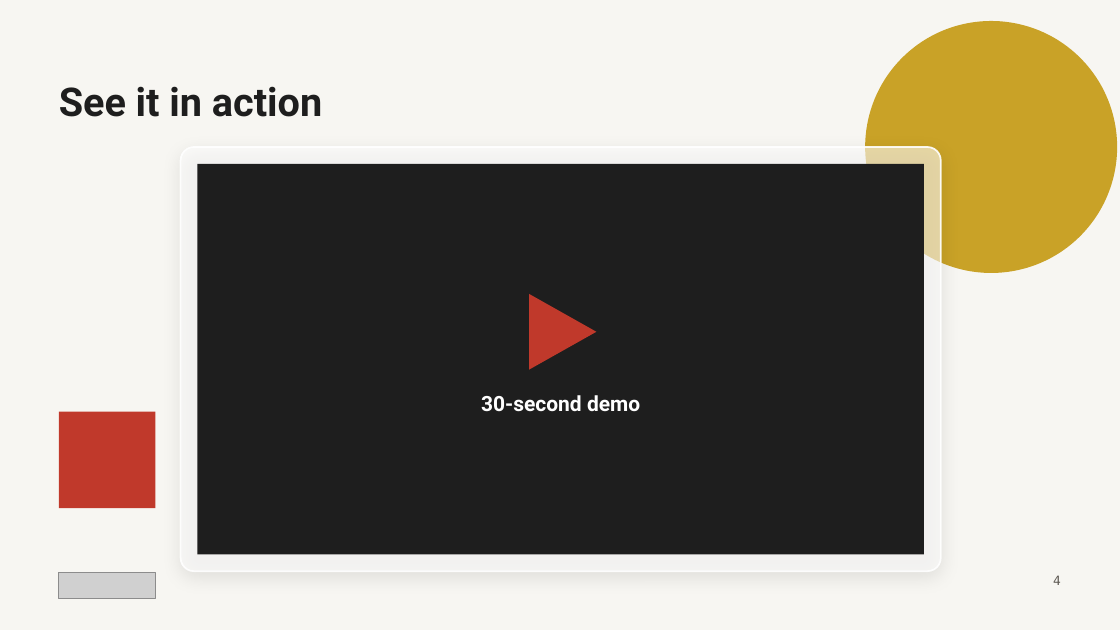
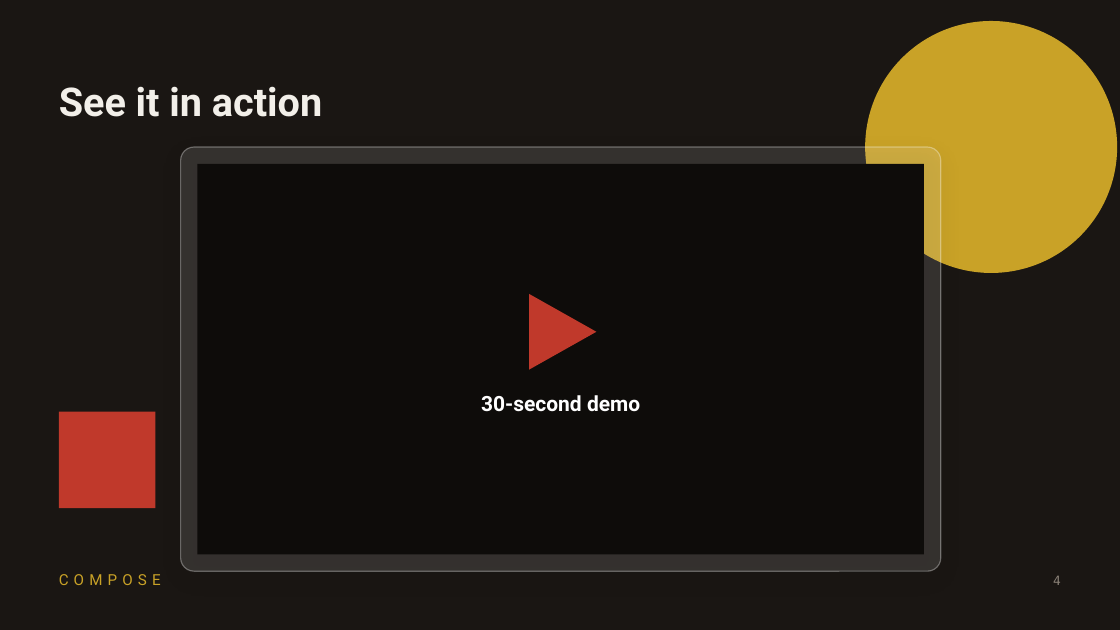
Before and after one commit to PanotAbhay/aihackathon, a slide deck: slide 4 of pitch/Compose-pitch.pptx. Drawn at 1120x630 pixels with LibreOffice and Linux fonts; fonts in the diff are those of the drawing; grey boxes stand for pictures. Boxes give left, top, right and bottom in pixels: in the first picture for what was removed or moved away, otherwise in the second. Text is boxed around its words. In the diff, an @@ line names an element or a change of style, - is before the commit and + after.

Commit message:
Put the pitch deck in the original dark scheme with the COMPOSE wordmark
Warm near-black background and cream text from the original deck's theme, smoked
glass cards, the app's gold COMPOSE wordmark (as in the top bar) in place of the
logo image, and the Word and Canva app icons on the positioning slide.

```diff
--- a/pitch/Compose-pitch.pptx
+++ b/pitch/Compose-pitch.pptx
@@ background #F7F6F2 to #1A1613 @@
@@ text "See it in action" at [59,86,322,117]: text colour #1E1E1E to #F2EFE9 @@
@@ rounded rectangle at [181,147,941,571]: fill #FFFFFF at 58% opacity to #FFFFFF at 12% opacity; outline #FFFFFF 1.5 pt to #FFFFFF 1 pt; shadow changed @@
@@ rectangle at [197,164,924,555]: fill #1E1E1E to #0E0C0A @@
@@ picture removed at [59,573,155,598] @@
@@ text added at [59,574,161,585], 13 pt, text #C9A227 @@
+COMPOSE
@@ text "4" at [1053,576,1061,585]: text colour #5E5A54 to #8A8177 @@
```
Also in this commit, not shown: 6 other slides changed, 1 other file.
